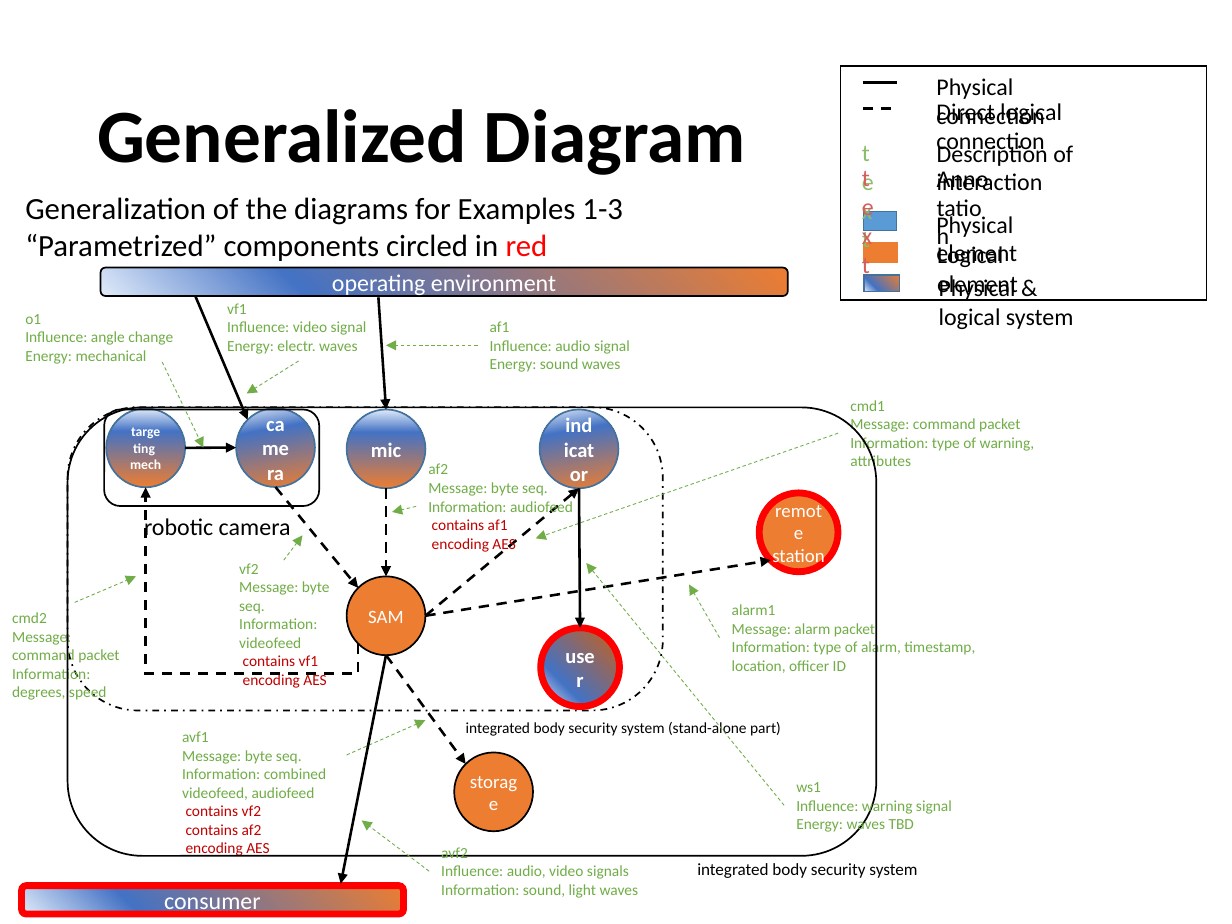
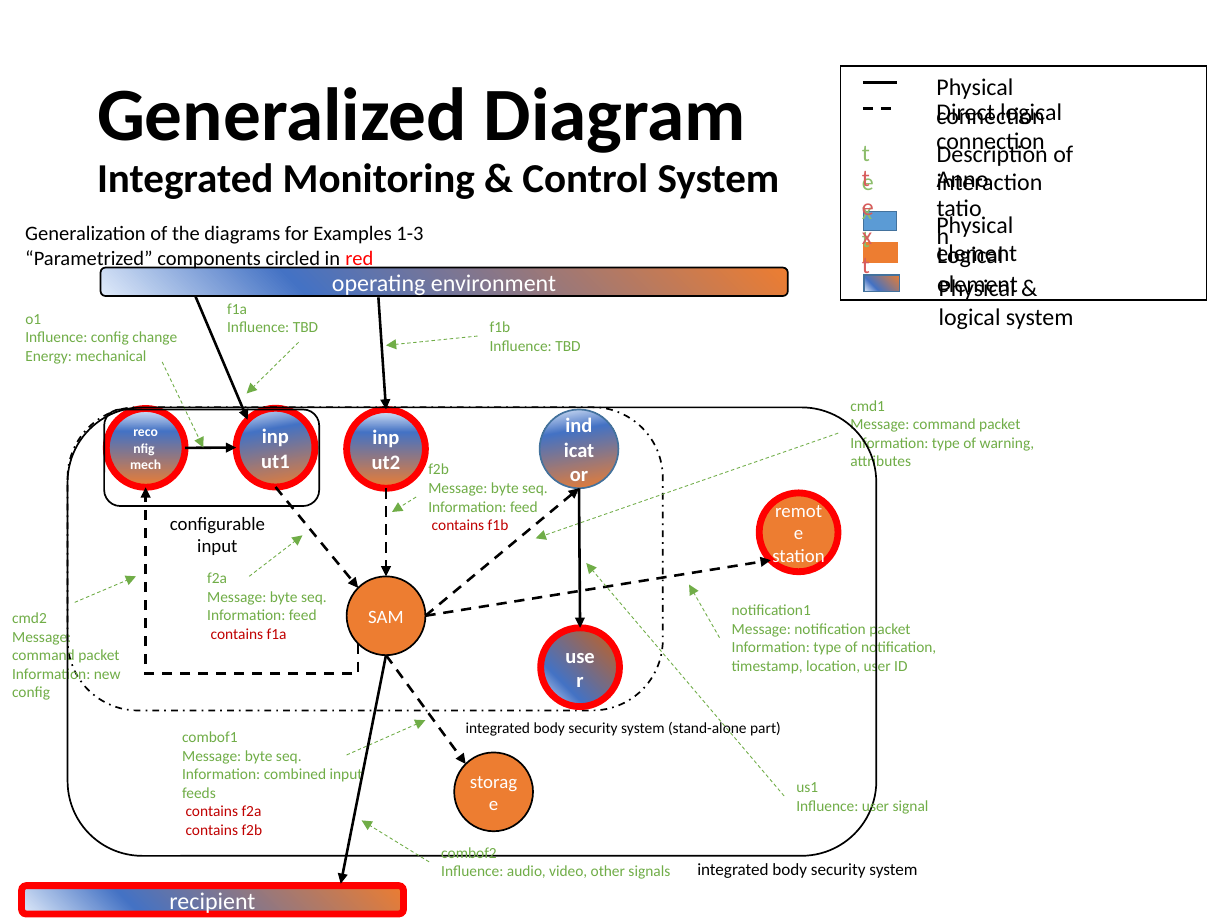
Before and after one commit to usnistgov/cpsframework, a slide deck: slide 9 of ontology/demos/demo-v2-2017-11-03.pptx. Drawn at 1232x924 pixels with LibreOffice and Linux fonts; fonts in the diff are those of the drawing. Boxes give left, top, right and bottom in pixels: in the first picture for what was removed or moved away, otherwise in the second. Text is boxed around its words. In the diff, an @@ line names an element or a change of style, - is before the commit and + after.

Commit message:
Renaming of diagram components for greater consistency.

```diff
--- a/ontology/demos/demo-v2-2017-11-03.pptx
+++ b/ontology/demos/demo-v2-2017-11-03.pptx
@@ title at (97,87,780,199): text changed; size 44 to 24 pt @@
-Generalized Diagram
+Generalized Diagram
+Integrated Monitoring & Control System
@@ text "Generalization of the diagrams for ...": place and size @@
-text "Generalization of the diagrams for ..." at (25,197,623,261)
+text "Generalization of the diagrams for ..." at (25,225,423,271)
@@ text "Generalization of the diagrams for ..." at (25,225,423,271): size 18 to 12 pt @@
@@ text at (227,303,318,332): text changed @@
-vf1
-Influence: video signal
-Energy: electr. waves
+f1a
+Influence: TBD
@@ text at (490,321,580,351): text changed @@
-af1
-Influence: audio signal
-Energy: sound waves
+f1b
+Influence: TBD
@@ text at (25,331,177,345): text changed @@
-Influence: angle change
+Influence: config change
@@ arrow moved from (298, 361) - (246, 393) to (298, 342) - (246, 393) @@
@@ arrow moved from (478, 345) - (386, 345) to (478, 336) - (386, 345) @@
@@ text in ellipse at (106,409,185,488): text changed @@
-targeting
+reconfig
@@ text in ellipse at (237,408,315,487): text changed @@
-camera
+input1
@@ outline #43739E 1 pt to #FF0000 4 pt in 3 elements at (106,409,185,488), (237,408,315,487), (346,409,425,488) @@
@@ text in ellipse at (371,440,401,463): text changed @@
-mic
+input2
@@ text at (428,463,449,474): text changed @@
-af2
+f2b
@@ arrow moved from (416, 506) - (392, 513) to (416, 496) - (392, 513) @@
@@ text at (428,501,538,530): text changed; text colour #C00000 to #70AD47 @@
-Information: audiofeed
-contains af1
-encoding AES
+Information: feed
+contains f1b
@@ text at (170,517,265,555): text changed; size 14 to 11 pt @@
-robotic camera
+configurable
+input
@@ arrow moved from (283, 561) - (303, 536) to (249, 577) - (303, 536) @@
@@ text "f2a": place and size @@
-text "f2a" at (239,563,330,688)
+text "f2a" at (207,572,327,639)
@@ arrow moved from (784, 806) - (586, 563) to (784, 796) - (586, 563) @@
@@ text at (207,572,227,583): text changed @@
-vf2
+f2a
@@ text at (207,609,317,639): text changed; text colour #C00000 to #70AD47 @@
-Information: videofeed
-contains vf1
-encoding AES
+Information: feed
+contains f1a
@@ text at (732,604,936,675): text changed @@
-alarm1
-Message: alarm packet
-Information: type of alarm, timestamp, location, officer ID
+notification1
+Message: notification packet
+Information: type of notification, timestamp, location, user ID
@@ text at (12,666,121,700): text changed @@
-Information: degrees, speed
+Information: new config
@@ text at (182,731,238,742): text changed @@
-avf1
+combof1
@@ text at (182,766,363,835): text changed @@
-Information: combined videofeed, audiofeed
-contains vf2
-contains af2
-encoding AES
+Information: combined input feeds
+contains f2a
+contains f2b
@@ text at (796,782,929,815): text changed @@
-ws1
-Influence: warning signal
-Energy: waves TBD
+us1
+Influence: user signal
@@ arrow moved from (429, 871) - (362, 821) to (429, 862) - (362, 821) @@
@@ text at (441,847,670,879): text changed @@
-avf2
-Influence: audio, video signals
-Information: sound, light waves
+combof2
+Influence: audio, video, other signals
@@ text in rounded rectangle at (169,889,255,916): text changed @@
-consumer
+recipient
```
Also in this commit, not shown: 2 other slides changed.
